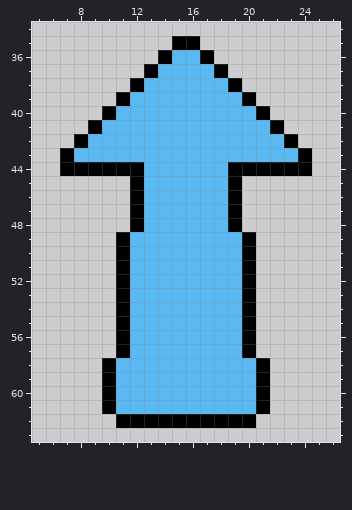
File history of a pixel-art file, Assets/Artwork/Basic/PlusArrow.aseprite. That is the earlier state.
32x64 pixels, 1 frame. Shown: x 5..26, y 34..63.
Now the later version:
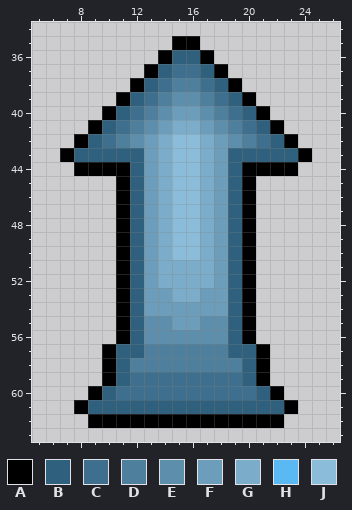
Palette (. is transparent): A #000000  B #2f607e  C #3e6f8e  D #4e7f9d  E #5d8eac  F #6c9dbb  G #7badcb  H #5ab8f2  J #8bbcda
From the commit log: added more design to the plus, and the character
Difference:
layer "Layer 2" opacity 48% added
Changed rows in their new state; - is an unchanged pixel.
Layers "Layer 2", "Layer 1":
first column x 7:
36 --------BB--------
37 -------BCCB-------
38 ------BCDDCB------
39 -----BCDEEDCB-----
40 ----BCDEFFEDCB----
41 ---BCDEFGGFEDCB---
42 --BCDEFGJJGFEDCB--
43 -BBBBBFGJJGFBBBBB-
44 .----BFGJJGFB----.
45 ----ABFGJJGFBA----
46 ----ABFGJJGFBA----
47 ----ABFGJJGFBA----
48 ----ABFGJJGFBA----
49 -----BFGJJGFB-----
50 -----BFGJJGFB-----
51 -----BFGGGGFB-----
52 -----BFGGGGFB-----
53 -----BFFGGFFB-----
54 -----BFFFFFFB-----
55 -----BEEFFEEB-----
56 -----BEEEEEEB-----
57 ---ABBDDDDDDBBA---
58 ----BDDDDDDDDB----
59 ----BCCCCCCCCB----
60 --ABCCCCCCCCCCBA--
61 -ABBBBBBBBBBBBBBA-
62 --AA----------AA--
